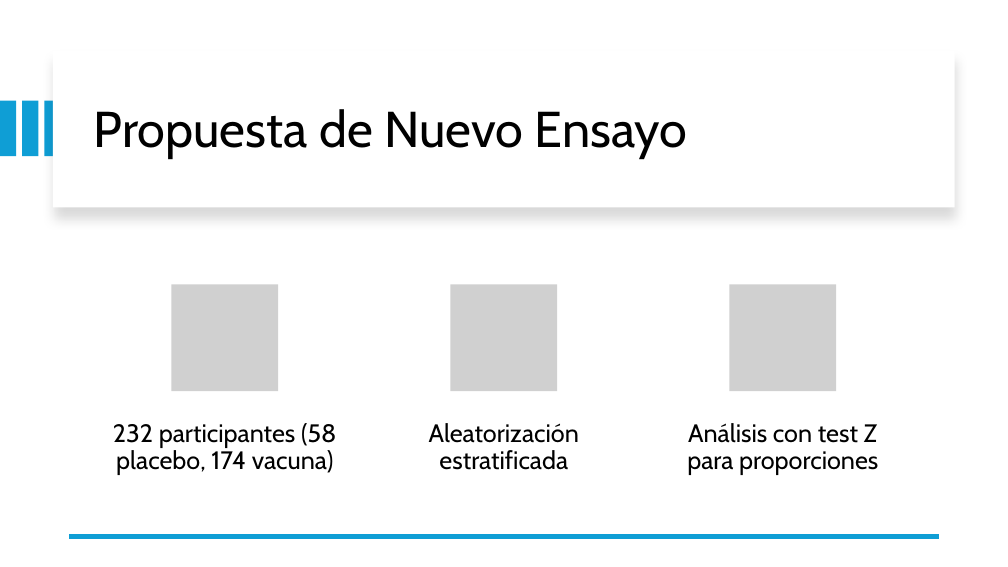
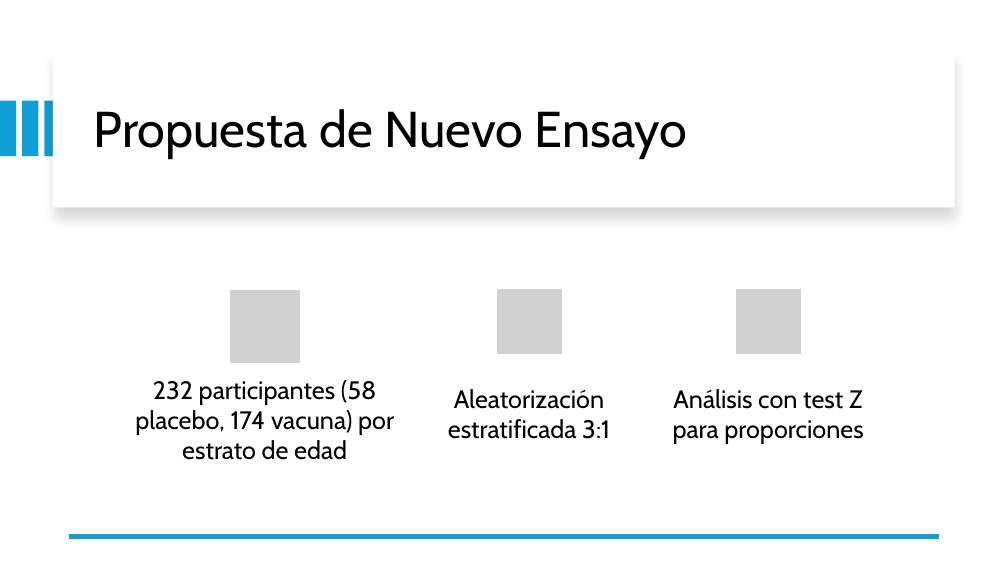
Before and after one commit to RomanLanda11/bioestadistica, a slide deck: slide 10 of tp2/Presentacion_Chikungunya.pptx (slide 8 before the commit). Drawn at 1008x567 pixels with LibreOffice and Linux fonts; fonts in the diff are those of the drawing; grey boxes stand for pictures. Boxes give left, top, right and bottom in pixels: in the first picture for what was removed or moved away, otherwise in the second. Text is boxed around its words. In the diff, an @@ line names an element or a change of style, - is before the commit and + after.

```diff
--- a/tp2/Presentacion_Chikungunya.pptx
+++ b/tp2/Presentacion_Chikungunya.pptx
@@ picture removed at <box>172,284,278,391</box> @@
@@ picture added at <box>229,289,301,364</box> @@
@@ picture: place and size @@
-picture at <box>451,284,557,391</box>
+picture at <box>496,289,563,355</box>
@@ picture removed at <box>730,284,836,391</box> @@
@@ picture added at <box>735,289,802,355</box> @@
@@ text at <box>135,380,394,460</box>: text changed @@
-232 participantes (58 placebo, 174 vacuna)
+232 participantes (58 placebo, 174 vacuna) por estrato de edad
@@ text at <box>448,389,610,439</box>: text changed @@
-Aleatorización estratificada
+Aleatorización estratificada 3:1
@@ text "Análisis con test Z para ...": place and size @@
-text "Análisis con test Z para ..." at <box>687,423,878,475</box>
+text "Análisis con test Z para ..." at <box>673,389,863,444</box>
@@ text "Análisis con test Z para ..." at <box>673,389,863,444</box>: line spacing 0.9 to 1 @@
```
Also in this commit, not shown: 8 other slides changed, 5 slides added, 1 other file.
